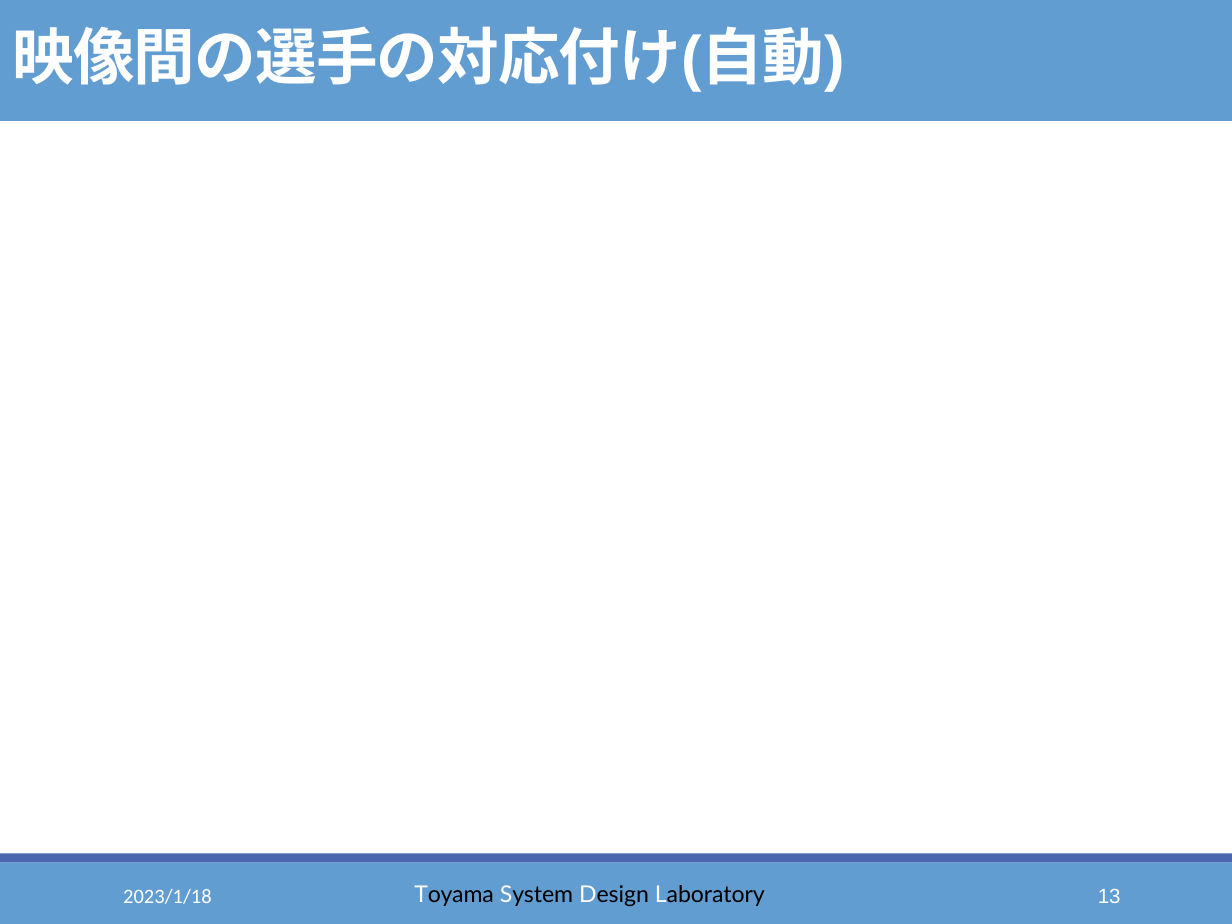
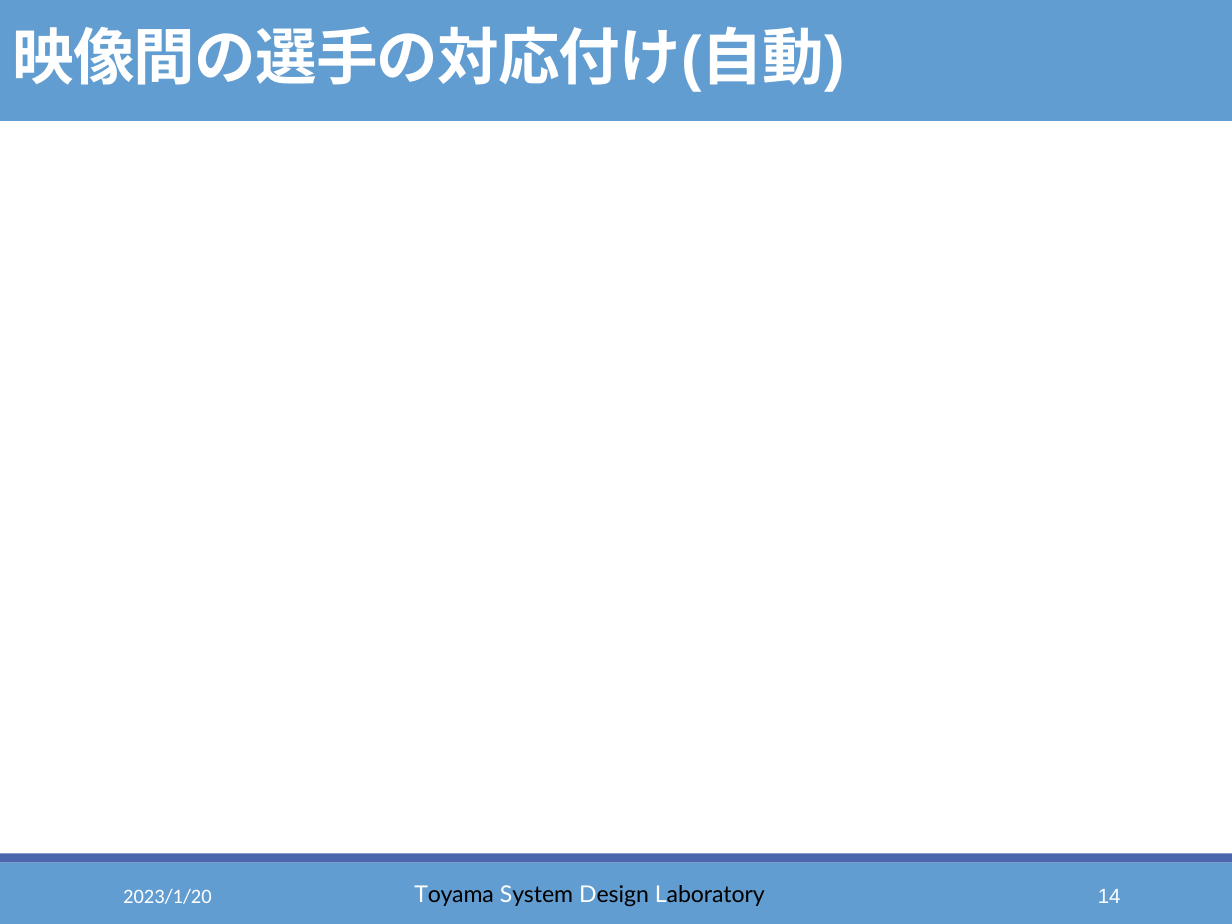
Before and after one commit to thoth000/volleyball-analysis, a slide deck: slide 14 of Report/presen/卒研スライド_佐野01.pptx (slide 13 before the commit). Drawn at 1232x924 pixels with LibreOffice and Linux fonts; fonts in the diff are those of the drawing. Boxes give left, top, right and bottom in pixels: in the first picture for what was removed or moved away, otherwise in the second. Text is boxed around its words. In the diff, an @@ line names an element or a change of style, - is before the commit and + after.

```diff
--- a/Report/presen/卒研スライド_佐野01.pptx
+++ b/Report/presen/卒研スライド_佐野01.pptx
@@ text at box(123, 889, 212, 904): text changed @@
-2023/1/18
+2023/1/20
@@ page number at box(1098, 889, 1121, 903): text changed @@
-13
+14
```
Also in this commit, not shown: 17 other slides changed, 1 slide added, 4 other files.
